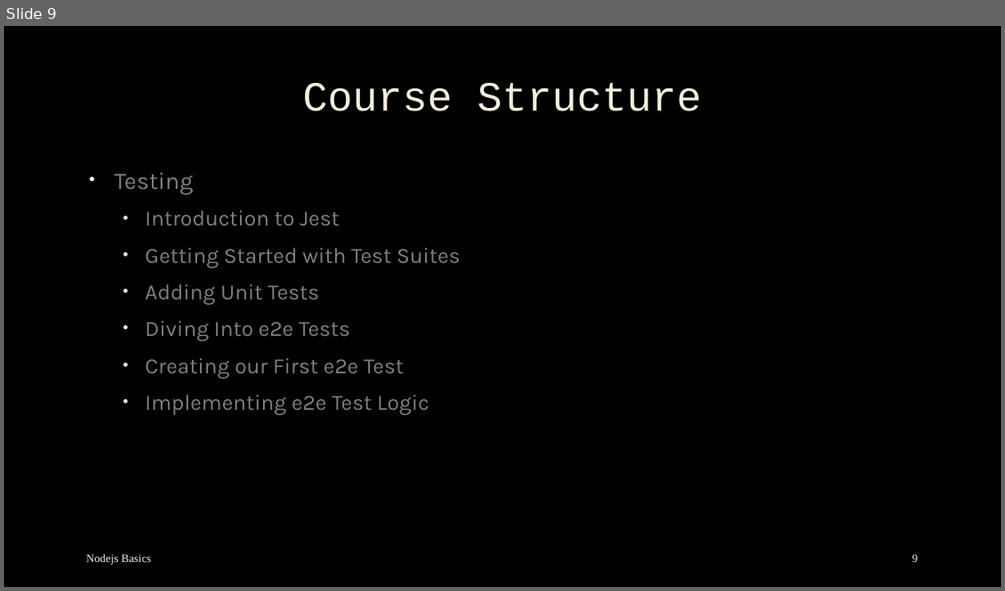
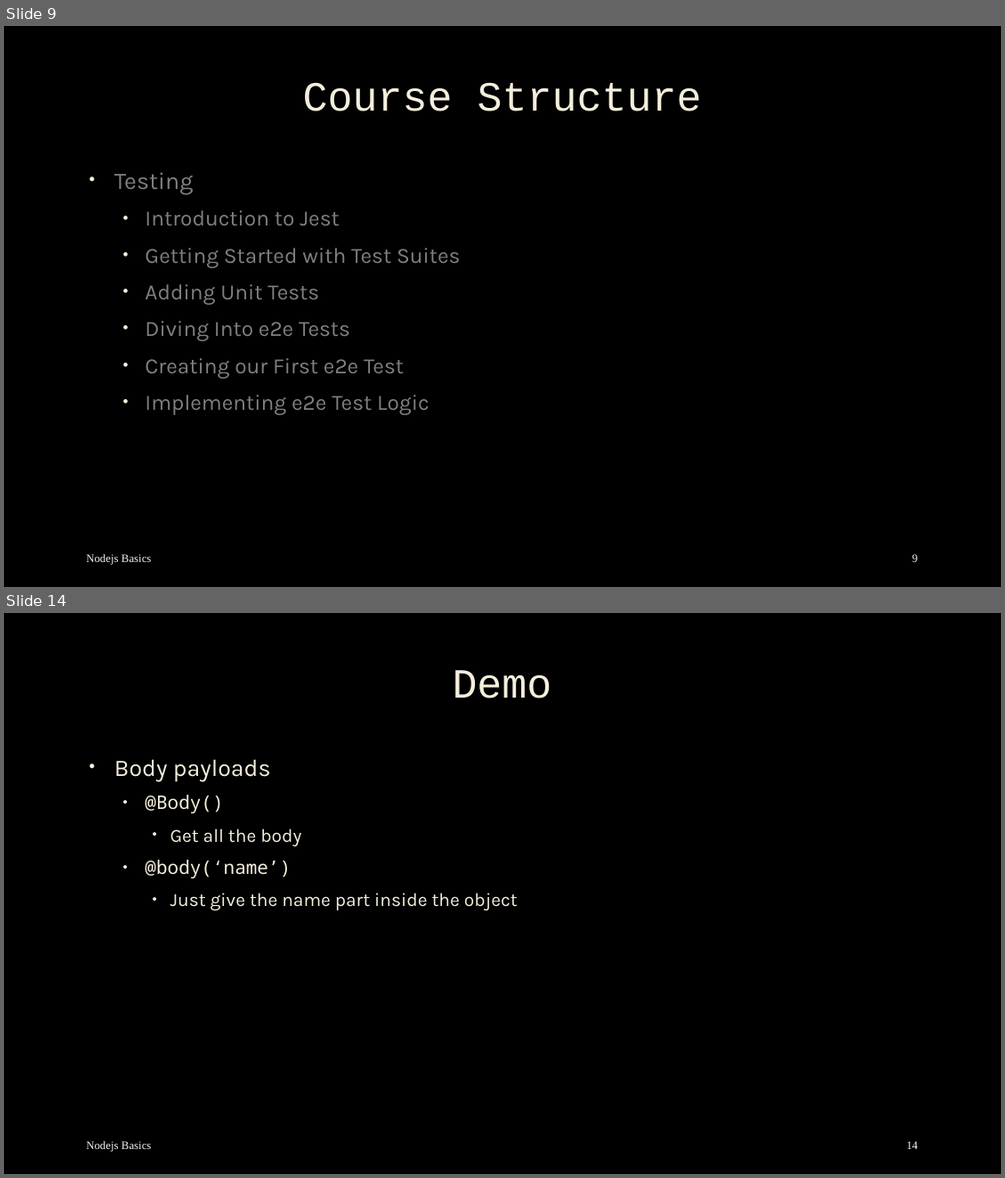
Before and after one commit to mostafa8026/nestjs-course, a slide deck: nestjs/nestjs-01.pptx. Shown one above the other, each under a label of ours: slide 9 before the commit, slides 9 and 14 after it; the slides between them are not shown. The pictures are 1005x591 and 1005x1178 pixels, drawn with LibreOffice and Linux fonts; fonts in the diff are those of the drawing; background and template pictures are left out. Boxes give left, top, right and bottom in pixels: in the first picture for what was removed or moved away, otherwise in the second. Text is boxed around its words. In the diff, an @@ line names an element or a change of style, - is before the commit and + after.

```diff
--- a/nestjs/nestjs-01.pptx
+++ b/nestjs/nestjs-01.pptx
@@ slide 14 added at (x1=4, y1=613, x2=1001, y2=1174), background picture (left out) @@
@@ title added at (x1=453, y1=670, x2=552, y2=698), 40 pt, text #F4EEDC @@
+Demo
@@ text added at (x1=114, y1=759, x2=518, y2=910), 18 pt, text #F4EEDC @@
+• Body payloads
+  • @Body()
+    • Get all the body
+  • @body(‘name’)
+    • Just give the name part inside the object
@@ text added at (x1=86, y1=1141, x2=152, y2=1151), 11 pt, text #F2F2F2 @@
+Nodejs Basics
@@ page number added at (x1=906, y1=1141, x2=918, y2=1149), 11 pt, text #F2F2F2 @@
+14
```
Also in this commit, not shown: 2 slides changed, 17 other slides added, 16 other files.
